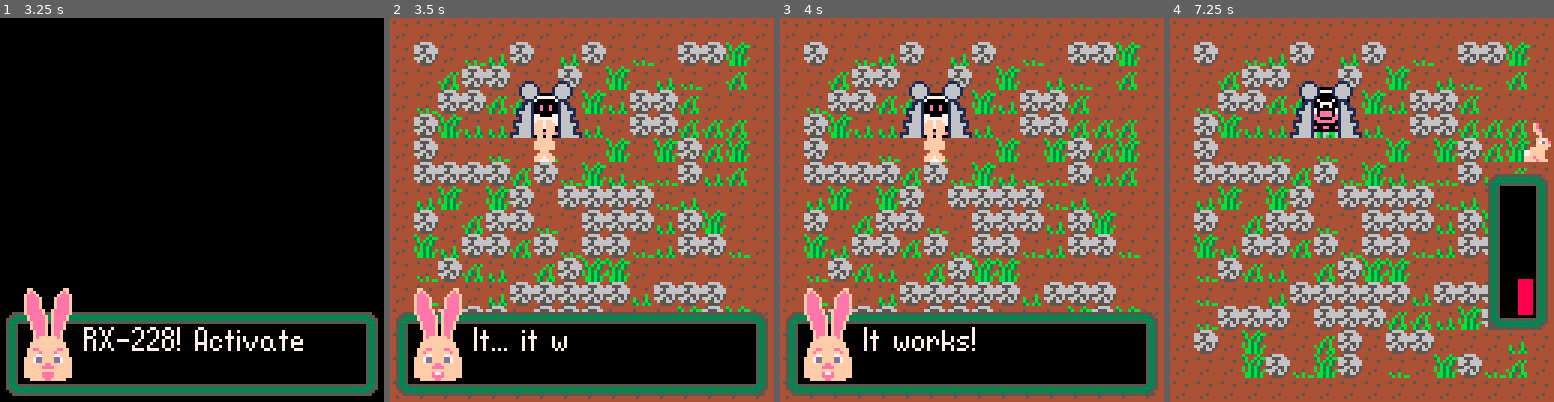
Above: before the commit, frames 1-4 (left to right).
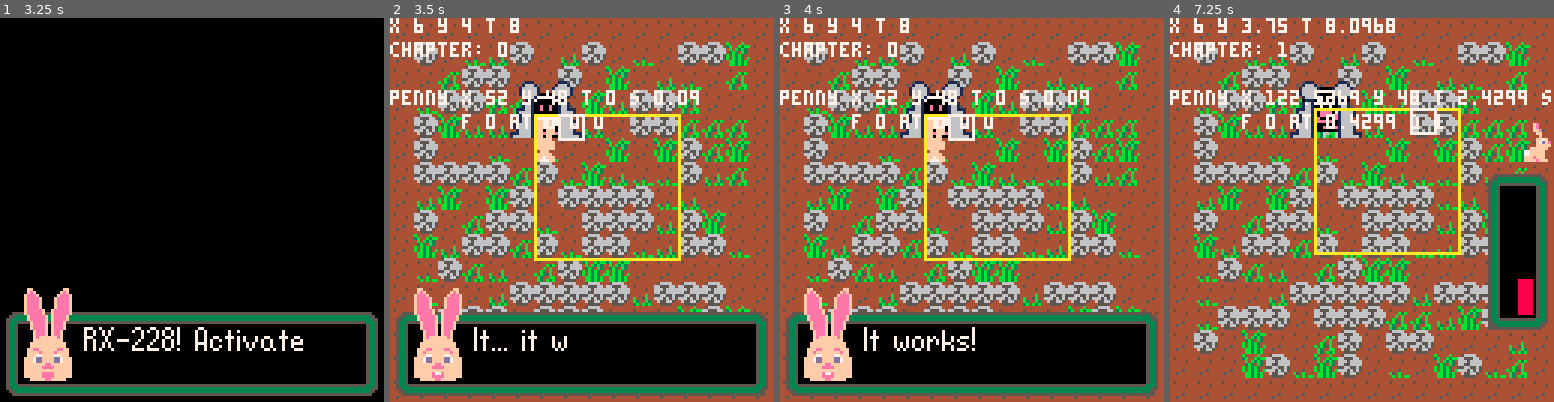
Above: after the commit, the same moments.

Repository: DeCarabas/pico_carts
Game: PICO-8 cartridge robo.p8
Same seed, same stepped clock (60 frames per second), same inputs: the game is played once before the commit and once after it.
Inputs:
- Up to frame 1 (3.25 s): tap X (X key) at 0.33, 1.07, 1.85, 2.97 s; tap O (Z key) at 0.7, 1.7, 2.1, 2.5, 2.9 s; hold Right 1.6-2.1 s; hold Up 2.15-2.42 s; hold Right 2.47-3.03 s; hold Left from 3.08 s (still down)
- Up to frame 2 (3.5 s): keep holding Left; tap O (Z key) at 3.3 s
- Up to frame 3 (4 s): release Left at 3.58 s; hold Down 3.63-3.97 s; tap O (Z key) at 3.7 s
- Up to frame 4 (7.25 s): hold Right 4.02-4.68 s; tap X (X key) at 4.08, 5.2, 6.32 s; tap O (Z key) every 0.4 s from 4.1 to 6.9 s; hold Up 4.73-5.03 s; hold Left 5.08-5.68 s; hold Down 5.73-6.03 s; hold Right 6.08-6.58 s; hold Right 6.63-7.13 s; hold Up from 7.18 s (still down)

Frame 1 is identical in both runs. In frame 2, 3.6% of the frame differs, in the area x 0-81%, y 0-64%; in frame 3, 3.6%; in frame 4, 4.6%, in the area x 0-100%, y 0-62%.

Commit message:
Debug garbage

Diff:
--- a/robo.p8
+++ b/robo.p8
@@ -1,5 +1,5 @@
 pico-8 cartridge // http://www.pico-8.com
-version 29
+version 35
 __lua__
 -- robo gardening game
 -- (c) 2020 john doty
@@ -70,6 +70,7 @@
 --        advances to 6a next
 --        day for simplicity.
 --
+-- :todo: tweak power usage
 
 -- the map is divided into 4
 -- regions, horizontally.
@@ -237,7 +238,8 @@
 
  -- cheatz
  menuitem(1,"+energy",function() energy_level=max_energy end)
- menuitem(2,"+8hrs",function() hour+=8 end)
+ menuitem(2,"-energy",function() energy_level=mid(max_energy,0,energy_level/2) end)
+ menuitem(3,"+8hrs",function() hour+=8 end)
 
  if chapter==0 then
   do_script(cs_intro)
@@ -386,7 +388,7 @@
  if px < tx then px += spd end
  if py > ty then py -= spd end
  if py < ty then py += spd end
-	walking=not (tx == px and ty == py)
+    walking=not (tx == px and ty == py)
  if walking then
   energy_level-=walk_cost
   idle_time=0
@@ -580,8 +582,8 @@
   ofy+=cos(buzz_time)
   ofx+=sin(buzz_time)
  end
-	map( 0,0,ofx+0,ofy+0,16,16) -- base
-	map(32,0,ofx+0,ofy+0,16,16) -- item
+    map( 0,0,ofx+0,ofy+0,16,16) -- base
+    map(32,0,ofx+0,ofy+0,16,16) -- item
 end
 
 function draw_player()
@@ -655,9 +657,9 @@
  spr(99,bsx-8,bsy-8)
  spr(99,bsx+8,bsy-8,1,1,true)
  circ(bsx-2,bsy-8,3,1)
-	circfill(bsx-2,bsy-8,2,10)
+    circfill(bsx-2,bsy-8,2,10)
  circ(bsx+9,bsy-8,3,1)
-	circfill(bsx+9,bsy-8,2,10)
+    circfill(bsx+9,bsy-8,2,10)
 
  pal()
 end
@@ -680,6 +682,33 @@
  if objective then
   print("goal: "..objective,2,122,7)
  end
+end
+
+function draw_debug()
+   if px!=nil and py!=nil then
+      print("x "..px.." y "..py.." t "..hour, 0, 0, 7)
+   end
+   if chapter != nil then
+      print("chapter: "..chapter, 0, 8, 7)
+   end
+   if DBG_last_fail_msg != nil then
+      print("last fail: "..DBG_last_fail_msg, 0, 16, 7)
+   end
+   if penny_x then
+      print("penny x "..penny_x.." y "..penny_y.." t "..penny_t.." s "..penny_speed,0,24,7)
+      print("      f "..penny_frame.." at "..penny_atime.." d "..penny_d,0,32,7)
+   end
+
+   -- check the dumb clearing
+   rect(px*8,py*8,(px+6)*8,(py+6)*8,10)
+   if not _check_clear(px,py) then
+      rect(
+         DBG_clear_fail_pt[1]*8,
+         DBG_clear_fail_pt[2]*8,
+         DBG_clear_fail_pt[1]*8+8,
+         DBG_clear_fail_pt[2]*8+8,
+         7)
+   end
 end
 
 -- the main rendering function
@@ -697,29 +726,16 @@
   enable_sunshine(hour)
  end
 
-	draw_map()
-
-	-- make sure we draw the world
-	-- objects in the right order.
-	local draws={draw_player,draw_base,draw_penny}
-	local ys={py*8+4,base_y*8+4,penny_y}
-	sort(ys,draws)
-	for dd in all(draws) do
-	 dd()
-	end
-
- -- (debugging garbage)
- --rectfill(sc.x-4,sc.y-4,sc.x+4,sc.y+4,7)
- --local tc=looking_at()
- --sc=world_to_screen(tc.x,tc.y)
- --rectfill(sc.x-4,sc.y-4,sc.x+4,sc.y+4,10)
- -- for dy=1,15 do
- --  for dx=1,15 do
- --   if mget(dx+64,dy)==1 then
- --    rect(dx*8,dy*8,dx*8+8,dy*8+8,7)
- --   end
- --  end
- -- end
+ draw_map()
+
+ -- make sure we draw the world
+ -- objects in the right order.
+ local draws={draw_player,draw_base,draw_penny}
+ local ys={py*8+4,base_y*8+4,penny_y}
+ sort(ys,draws)
+ for dd in all(draws) do
+    dd()
+ end
 
  -- now rain and stuff
  draw_weather()
@@ -731,17 +747,18 @@
  disable_dark()
 
  -- hud and debug stuff
- -- print("x "..x.." y "..y)
  if menu_mode then
-  draw_menu(menu_items,menu_sel)
+    draw_menu(menu_items,menu_sel)
  elseif idle_time>1 then
-  draw_item()
-  draw_time()
-  draw_meters()
-  draw_objective()
+    draw_item()
+    draw_time()
+    draw_meters()
+    draw_objective()
  elseif (energy_level/max_energy)<0.25 then
-  draw_meters()
- end
+    draw_meters()
+ end
+
+ draw_debug()
 end
 
 function _draw()
@@ -750,9 +767,9 @@
  -- won't bother drawing the
  -- game. (cut-scenes use this
  -- to do a blackout.)
-	if blank_screen then
-	 cls(0)
-	else
+ if blank_screen then
+  cls(0)
+ else
   draw_game()
  end
 
@@ -898,8 +916,8 @@
     remove_plant(tx,ty)
     mset(tx+32,ty,0) -- destroy
    end
-	  mset(tx,ty,66)    -- plowed
-	 end)
+      mset(tx,ty,66)    -- plowed
+     end)
 end
 
 function init_items()
@@ -1211,30 +1229,43 @@
  end
 }
 
+function _check_clear(x,y)
+   for iy=0,5 do
+      for ix=0,5 do
+         if map_flag(x+ix,y+iy,0) then
+            DBG_clear_fail_pt={x+ix,y+iy}
+            return false
+         end
+      end
+   end
+
+   DBG_clear_fail_pt=nil
+   return true
+end
+
+
 function check_bigspace()
- function check(x,y)
-  for iy=0,5 do
-   for ix=0,5 do
-    if map_flag(x+ix,y+iy,0) then
-     return false
-    end
-   end
-  end
-  return true
- end
-
- if (penny_x==nil) return
- if (grabbed_item) return
+ DBG_last_fail_msg=nil
+
+ if (penny_x==nil) then
+    DBG_last_fail_msg="no penny"
+    return
+ end
+ if (grabbed_item) then
+    DBG_last_fail_msg="holding something"
+    return
+ end
 
  for y=1,9 do
   for x=1,9 do
-   if check(x,y) then
+   if _check_clear(x,y) then
     objective=nil
     do_script(cs_didclear)
     return
    end
   end
  end
+ DBG_last_fail_msg="no big space"
 end
 
 cs_didclear={
@@ -1509,17 +1540,25 @@
   local dist=(sin(penny_t)+1)*3
   if penny_d==0 then
    penny_y-=dist
-   if (penny_y<ty) penny_y=ty
+   if penny_y<ty then
+      penny_y=ty
+   end
   elseif penny_d==2 then
    penny_y+=dist
-   if (penny_y>ty) penny_y=ty
+   if penny_y>ty then
+      penny_y=ty
+   end
   elseif penny_d==-1 then
    penny_x-=dist
-   if (penny_x<tx) penny_x=tx
+   if penny_x<tx then
+      penny_x=tx
+   end
   else
    penny_x+=dist
-   if (penny_x>tx) penny_x=tx
-	 end
+   if penny_x>tx then
+      penny_x=tx
+   end
+  end
 
   -- 2 frames, 2 wide
   penny_frame=flr(penny_atime*2)*2
